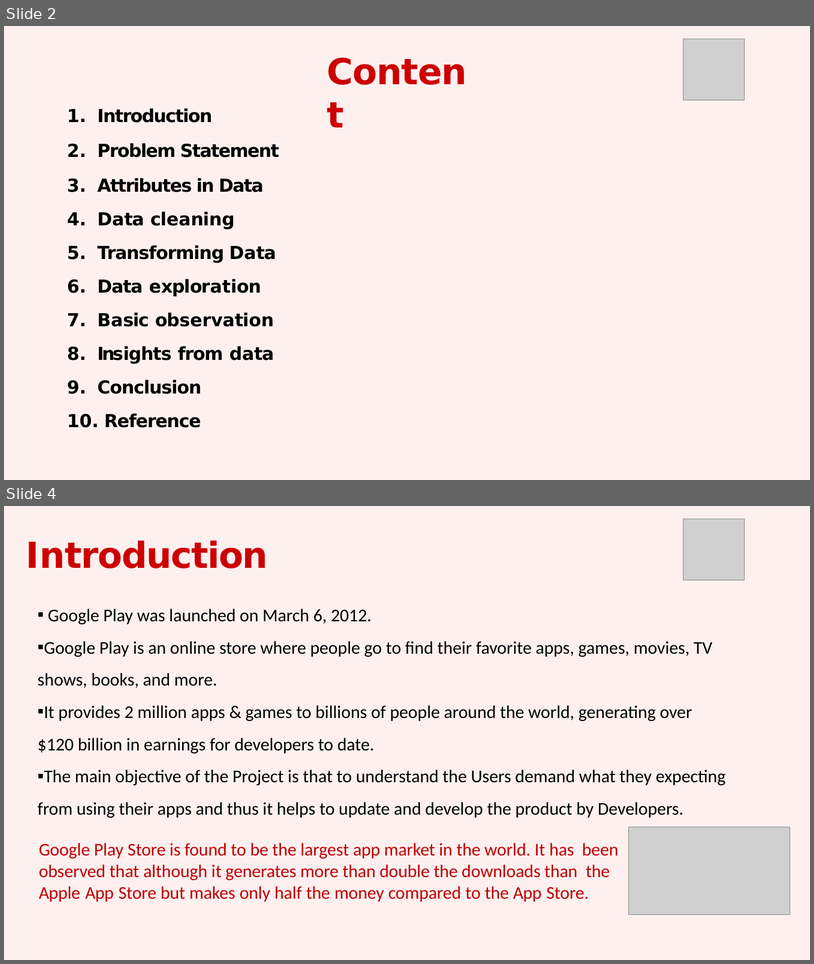
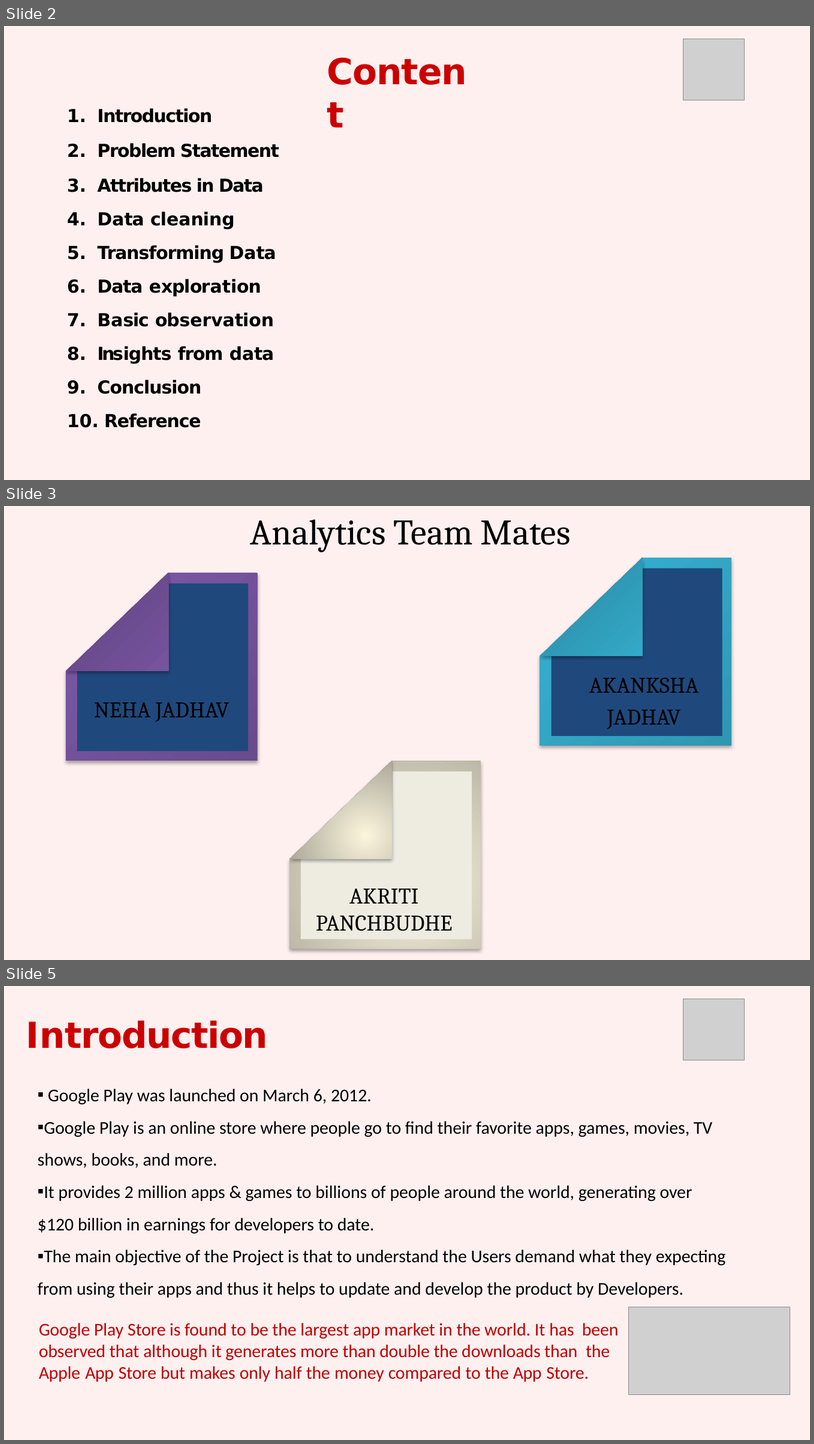
Before and after one commit to nehaa54/exploratory-data-analysis, a slide deck: EDA presentation Playstore Data Analysis.pptx. Shown one above the other, each under a label of ours: slides 2 and 4 before the commit, slides 2, 3 and 5 after it; the slides between them are not shown. The pictures are 814x964 and 814x1444 pixels, drawn with LibreOffice and Linux fonts; fonts in the diff are those of the drawing; grey boxes stand for pictures; background and template pictures are left out. Boxes give left, top, right and bottom in pixels: in the first picture for what was removed or moved away, otherwise in the second. Text is boxed around its words. In the diff, an @@ line names an element or a change of style, - is before the commit and + after.

```diff
--- a/EDA presentation Playstore Data Analysis.pptx
+++ b/EDA presentation Playstore Data Analysis.pptx
@@ slide 3 added at [4,506,810,960], background #FFFFFF; not listed: 1 template element that a slide beside it also shows @@
@@ text added at [251,519,571,552], 32 pt, text #000000 @@
+Analytics Team Mates
@@ group added at [495,513,810,841]: 3 freeform shapes, 1 text @@
+AKANKSHA
+JADHAV
@@ group added at [21,529,351,856]: 3 freeform shapes, 1 text @@
+NEHA JADHAV
@@ group added at [245,717,575,960]: 3 freeform shapes, 1 text @@
+AKRITI PANCHBUDHE
@@ what was slide 4 is now slide 5 @@
```
Also in this commit, not shown: 5 slides changed.
